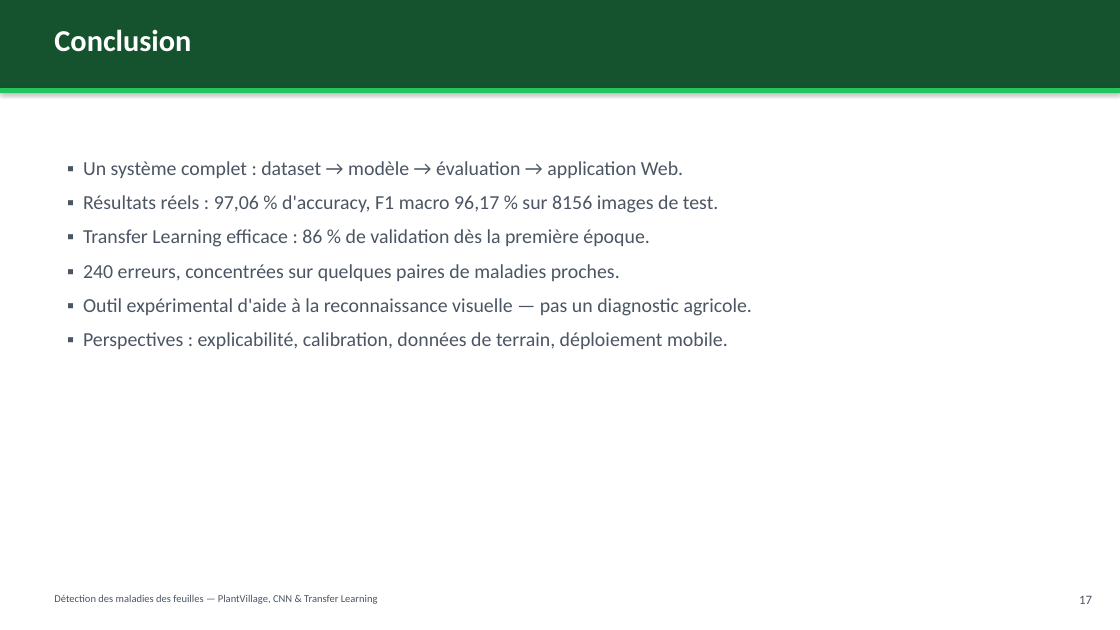
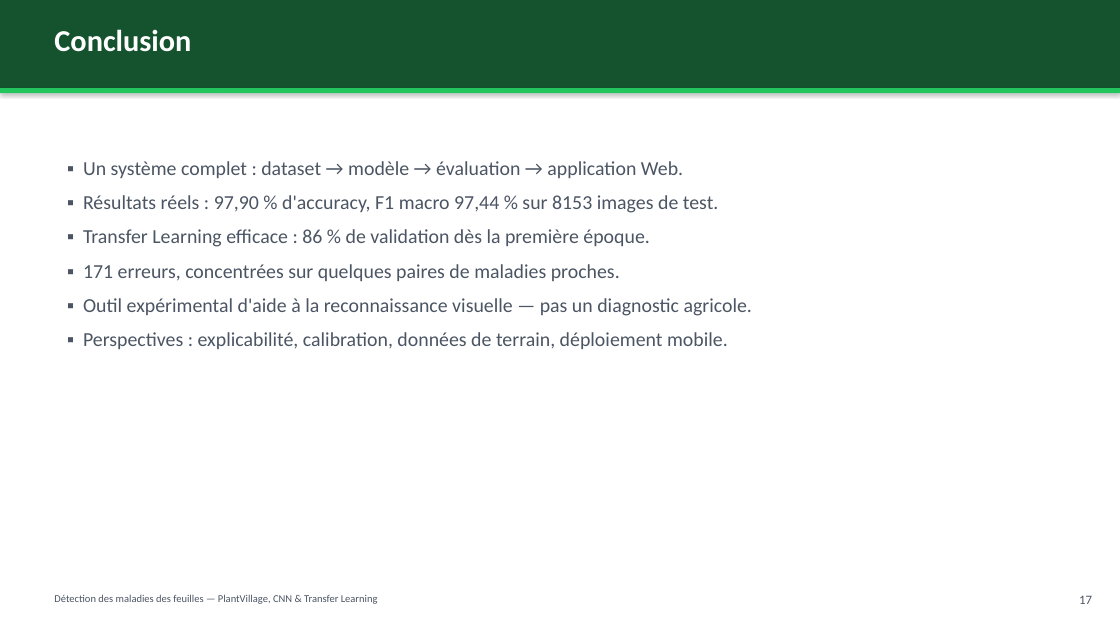
Before and after one commit to Haitam-Elouali/DeepLearning, a slide deck: slide 18 of docs/presentation/presentation_soutenance.pptx. Drawn at 1120x630 pixels with LibreOffice and Linux fonts; fonts in the diff are those of the drawing. Boxes give left, top, right and bottom in pixels: in the first picture for what was removed or moved away, otherwise in the second. Text is boxed around its words. In the diff, an @@ line names an element or a change of style, - is before the commit and + after.

Commit message:
Corriger le split, unifier le preprocessing et fiabiliser les livrables
- prepare_data.py : objectifs du decoupage calcules sur le nombre reel
  d'images (et non sur le nombre de groupes de doublons), affectation au
  deficit relatif, proportions obtenues et classes rares documentees dans
  le manifeste. Decoupage regenere : 37 999 / 8 153 / 8 153 (69,97 / 15,01 /
  15,01 %), doublons exacts jamais separes.
- download_dataset.py : verification des 38 classes (et non de la premiere),
  classes manquantes listees, dataset incomplet refuse.
- train.py + utils/preprocessing.py : un seul pretraitement (Pillow) partage
  par l'entrainement, la validation, le test et l'inference ; chargement par
  chemins de fichiers, data augmentation reservee au train.
- evaluate.py : deux matrices de confusion (effectifs, pourcentage) en 300 dpi
  avec classes lisibles ; results/confusion_matrix_normalized.png ajoute.
- Noms du projet generalises : PlantDiseaseClassifier, modele
  mobilenetv2_plantvillage, journal et interface (38 classes, 14 cultures).
- tests/test_dataset.py : total, effectifs, proportions, absence de doublons
  entre ensembles, reproductibilite, controle des 38 classes.
- tests/test_pipeline.py : comparaison image par image avec le pretraitement
  d'inference sur des images a motifs et degrades.
- README, fiche experimentale, rapport et diaporama alignes sur les
  nouvelles mesures (accuracy 97,90 %, F1 macro 97,44 %, 171 erreurs).

```diff
--- a/docs/presentation/presentation_soutenance.pptx
+++ b/docs/presentation/presentation_soutenance.pptx
@@ text at [83,195,719,213]: text changed @@
-▪ Résultats réels : 97,06 % d'accuracy, F1 macro 96,17 % sur 8156 images de test.
+▪ Résultats réels : 97,90 % d'accuracy, F1 macro 97,44 % sur 8153 images de test.
@@ text at [83,264,620,281]: text changed @@
-▪ 240 erreurs, concentrées sur quelques paires de maladies proches.
+▪ 171 erreurs, concentrées sur quelques paires de maladies proches.
```
Also in this commit, not shown: 7 other slides changed, 31 other files.
